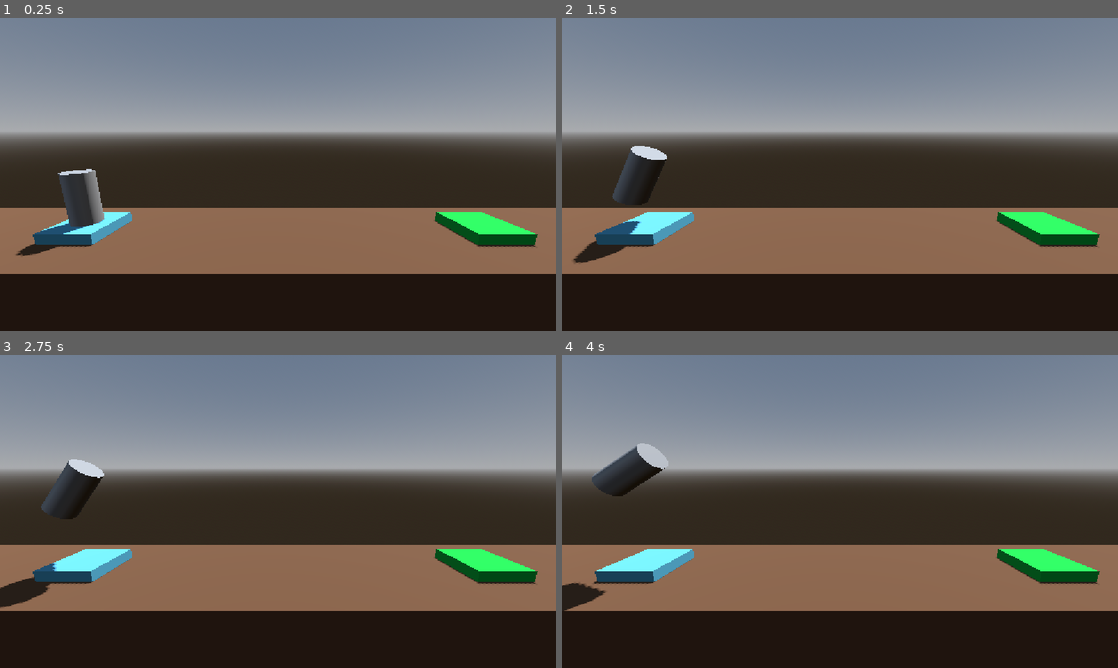
Above: before the commit, frames 1-4 (two rows, left to right).
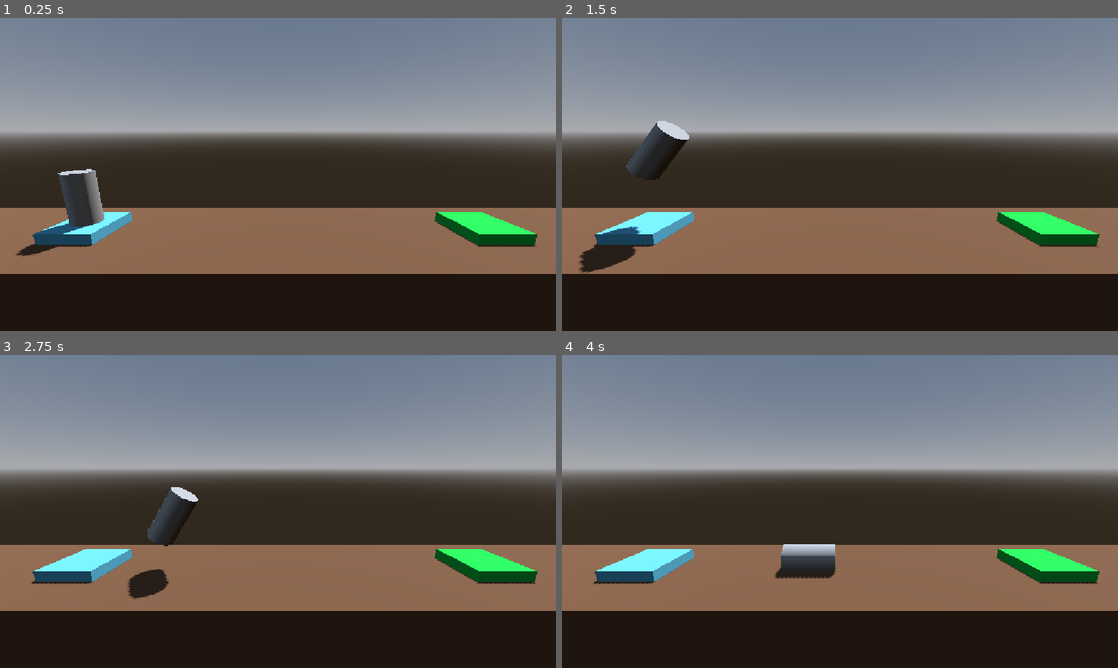
Above: after the commit, the same moments.

Repository: speculative-DEV/rocket-boost
Game: Godot game, scene res://Level/level.tscn
The game is run twice, just before and just after one commit, with the same random seed, the same clock (stepped at 60 frames per second) and the same inputs. The project has no main scene, so this scene is started directly.
Inputs:
- Up to frame 1 (0.25 s): no input
- Up to frame 2 (1.5 s): tap Enter (ui_accept) at 0.5, 0.77, 0.8, 1.07, 1.35 s; hold Right (ui_right) 0.53-1.28 s; hold Space (boost, bound only after the commit) 0.53-1.28 s; hold Left (ui_left) from 1.28 s (still down)
- Up to frame 3 (2.75 s): tap Enter (ui_accept) at 1.52, 1.82, 2.3 s; tap Space (boost, bound only after the commit) at 1.55 s; release Left (ui_left) at 2.03 s; hold Right (ui_right) from 2.03 s (still down); hold Space (boost, bound only after the commit) from 2.03 s (still down)
- Up to frame 4 (4 s): release Space (boost, bound only after the commit) at 2.78 s; tap Space (boost, bound only after the commit) at 2.85 s; tap Enter (ui_accept) at 3.02, 3.32 s; release Right (ui_right) at 3.53 s; hold Left (ui_left) from 3.53 s (still down); hold Enter (ui_accept) from 3.53 s (still down)

The runs differ from the first frame. In frame 2, 1.8% of the frame differs, in the area x 2-23%, y 32-82%; in frame 3, 2.6%; in frame 4, 2.8%, in the area x 0-50%, y 28-82%.

Commit message:
applying rigid body physics to the player

Diff:
--- a/player.gd
+++ b/player.gd
@@ -1,12 +1,12 @@
-extends Node3D
+extends RigidBody3D
 
 # Called every frame. 'delta' is the elapsed time since the previous frame.
 func _process(delta: float) -> void:
-	if Input.is_action_pressed("ui_accept"):
-		position.y += delta
+	if Input.is_action_pressed("boost"):
+		apply_central_force(basis.y * delta * 1000.0)
 
-	if Input.is_action_pressed("ui_left"):
-		rotate_z(delta)
+	if Input.is_action_pressed("rotate_left"):
+		apply_torque(Vector3(0.0, 0.0, 100.0 * delta))
 
-	if Input.is_action_pressed("ui_right"):
-		rotate_z(-delta)
+	if Input.is_action_pressed("rotate_right"):
+		apply_torque(Vector3(0.0, 0.0, -100.0 * delta))
--- a/player.tscn
+++ b/player.tscn
@@ -4,9 +4,19 @@
 
 [sub_resource type="CylinderMesh" id="CylinderMesh_r030d"]
 
-[node name="Player" type="Node3D" unique_id=433484266]
+[sub_resource type="CylinderShape3D" id="CylinderShape3D_r030d"]
+
+[node name="Player" type="RigidBody3D" unique_id=1518466966]
+axis_lock_linear_z = true
+axis_lock_angular_x = true
+axis_lock_angular_y = true
+linear_damp = 1.0
+angular_damp = 3.0
 script = ExtResource("1_4flbx")
 
 [node name="MeshInstance3D" type="MeshInstance3D" parent="." unique_id=1184138419]
 transform = Transform3D(1, 0, 0, 0, 1, 0, 0, 0, 1, 0, 0.011443377, 0)
 mesh = SubResource("CylinderMesh_r030d")
+
+[node name="CollisionShape3D" type="CollisionShape3D" parent="." unique_id=1262249332]
+shape = SubResource("CylinderShape3D_r030d")
--- a/project.godot
+++ b/project.godot
@@ -19,6 +19,27 @@
 window/stretch/mode="canvas_items"
 window/stretch/aspect="expand"
 
+[input]
+
+boost={
+"deadzone": 0.2,
+"events": [Object(InputEventKey,"resource_local_to_scene":false,"resource_name":"","device":-1,"window_id":0,"alt_pressed":false,"shift_pressed":false,"ctrl_pressed":false,"meta_pressed":false,"pressed":false,"keycode":0,"physical_keycode":32,"key_label":0,"unicode":32,"location":0,"echo":false,"script":null)
+, Object(InputEventKey,"resource_local_to_scene":false,"resource_name":"","device":-1,"window_id":0,"alt_pressed":false,"shift_pressed":false,"ctrl_pressed":false,"meta_pressed":false,"pressed":false,"keycode":0,"physical_keycode":87,"key_label":0,"unicode":119,"location":0,"echo":false,"script":null)
+]
+}
+rotate_left={
+"deadzone": 0.2,
+"events": [Object(InputEventKey,"resource_local_to_scene":false,"resource_name":"","device":-1,"window_id":0,"alt_pressed":false,"shift_pressed":false,"ctrl_pressed":false,"meta_pressed":false,"pressed":false,"keycode":0,"physical_keycode":4194319,"key_label":0,"unicode":0,"location":0,"echo":false,"script":null)
+, Object(InputEventKey,"resource_local_to_scene":false,"resource_name":"","device":-1,"window_id":0,"alt_pressed":false,"shift_pressed":false,"ctrl_pressed":false,"meta_pressed":false,"pressed":false,"keycode":0,"physical_keycode":65,"key_label":0,"unicode":97,"location":0,"echo":false,"script":null)
+]
+}
+rotate_right={
+"deadzone": 0.2,
+"events": [Object(InputEventKey,"resource_local_to_scene":false,"resource_name":"","device":-1,"window_id":0,"alt_pressed":false,"shift_pressed":false,"ctrl_pressed":false,"meta_pressed":false,"pressed":false,"keycode":0,"physical_keycode":4194321,"key_label":0,"unicode":0,"location":0,"echo":false,"script":null)
+, Object(InputEventKey,"resource_local_to_scene":false,"resource_name":"","device":-1,"window_id":0,"alt_pressed":false,"shift_pressed":false,"ctrl_pressed":false,"meta_pressed":false,"pressed":false,"keycode":0,"physical_keycode":68,"key_label":0,"unicode":100,"location":0,"echo":false,"script":null)
+]
+}
+
 [physics]
 
 3d/physics_engine="Jolt Physics"
